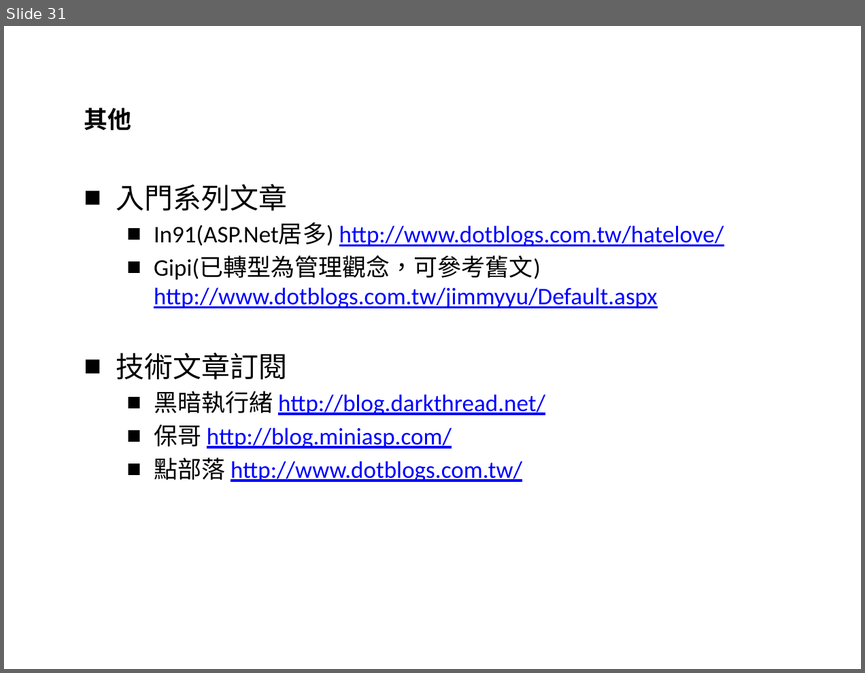
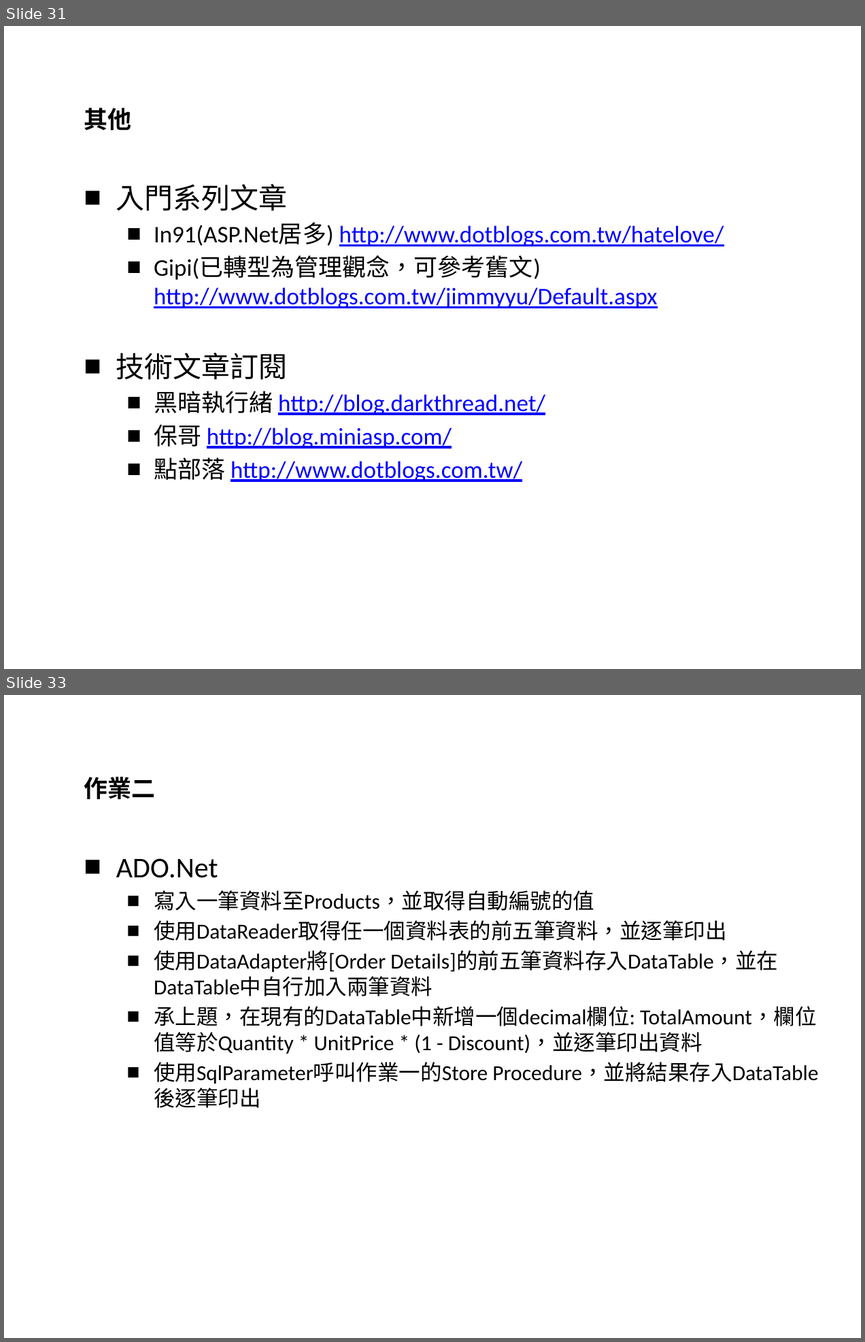
Before and after one commit to YiChiLin/TrainingPackage, a slide deck: 簡報及DB/資料庫程式開發概述.pptx. Shown one above the other, each under a label of ours: slide 31 before the commit, slides 31 and 33 after it; the slides between them are not shown. The pictures are 865x673 and 865x1342 pixels, drawn with LibreOffice and Linux fonts; fonts in the diff are those of the drawing; background and template pictures are left out. Boxes give left, top, right and bottom in pixels: in the first picture for what was removed or moved away, otherwise in the second. Text is boxed around its words. In the diff, an @@ line names an element or a change of style, - is before the commit and + after.

```diff
--- a/簡報及DB/資料庫程式開發概述.pptx
+++ b/簡報及DB/資料庫程式開發概述.pptx
@@ slide 33 added at (4, 695, 861, 1338), background picture (left out) @@
@@ title added at (84, 777, 156, 799), 20 pt, text #000000, bold @@
+作業二
@@ text added at (116, 858, 818, 1083), 18 pt, text #000000 @@
+■ ADO.Net
+  ■ 寫入一筆資料至Products，並取得自動編號的值
+  ■ 使用DataReader取得任一個資料表的前五筆資料，並逐筆印出
+  ■ 使用DataAdapter將[Order Details]的前五筆資料存入DataTable，並在DataTable中自行加入兩筆資料
+  ■ 承上題，在現有的DataTable中新增一個decimal欄位: TotalAmount，欄位值等於Quantity * UnitPrice * (1 - Discount)，並逐筆印出資料
+  ■ 使用SqlParameter呼叫作業一的Store Procedure，並將結果存入DataTable後逐筆印出
```
Also in this commit, not shown: 1 other slide added, 1 other file.
